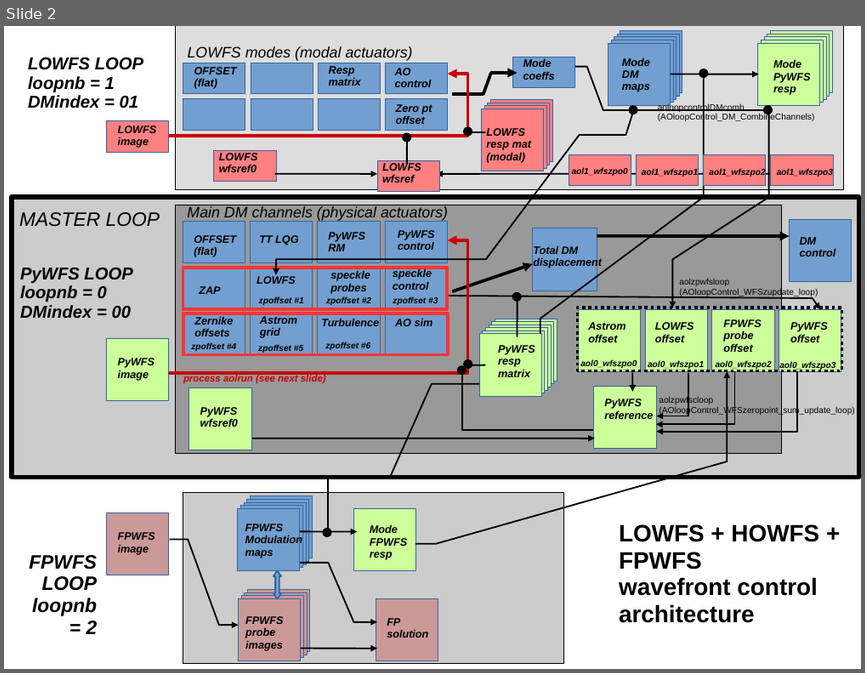
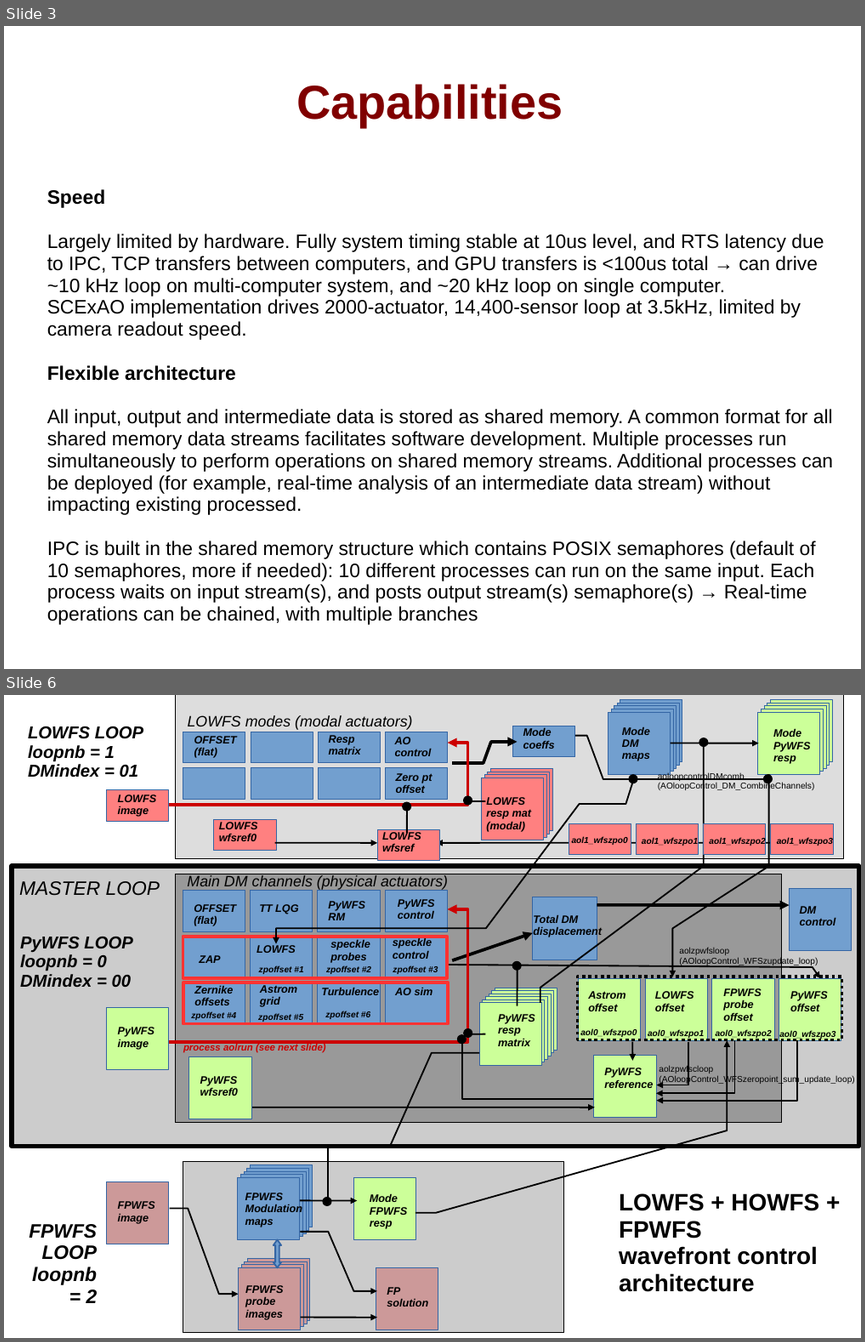
Before and after one commit to oguyon/Cfits, a slide deck: src/AOloopControl/doc/AOloopControl_figs.ppt. Shown one above the other, each under a label of ours: slide 2 before the commit, slides 3 and 6 after it; the slides between them are not shown. The pictures are 865x673 and 865x1342 pixels, drawn with LibreOffice and Linux fonts; fonts in the diff are those of the drawing. Boxes give left, top, right and bottom in pixels: in the first picture for what was removed or moved away, otherwise in the second. Text is boxed around its words. In the diff, an @@ line names an element or a change of style, - is before the commit and + after.

```diff
--- a/src/AOloopControl/doc/AOloopControl_figs.ppt
+++ b/src/AOloopControl/doc/AOloopControl_figs.ppt
@@ slide 3 added at [4,26,861,669], background #FFFFFF @@
@@ title added at [296,84,562,127], 44 pt, text #800000, bold @@
+Capabilities
@@ text added at [47,189,833,624], 18 pt, text #000000 @@
+Speed
+Largely limited by hardware. Fully system timing stable at 10us level, and RTS latency due to IPC, TCP transfers between computers, and GPU transfers is <100us total → can drive ~10 kHz loop on multi-computer system, and ~20 kHz loop on single computer.
+SCExAO implementation drives 2000-actuator, 14,400-sensor loop at 3.5kHz, limited by camera readout speed.
+Flexible architecture
+All input, output and intermediate data is stored as shared memory. A common format for all shared memory data streams facilitates software development. Multiple processes run simultaneously to perform operations on shared memory streams. Additional processes can be deployed (for example, real-time analysis of an intermediate data stream) without impacting existing processed.
+IPC is built in the shared memory structure which contains POSIX semaphores (default of 10 semaphores, more if needed): 10 different processes can run on the same input. Each process waits on input stream(s), and posts output stream(s) semaphore(s) → Real-time operations can be chained, with multiple branches
@@ what was slide 2 is now slide 6 @@
```
Also in this commit, not shown: 2 slides changed, 3 other slides added.
